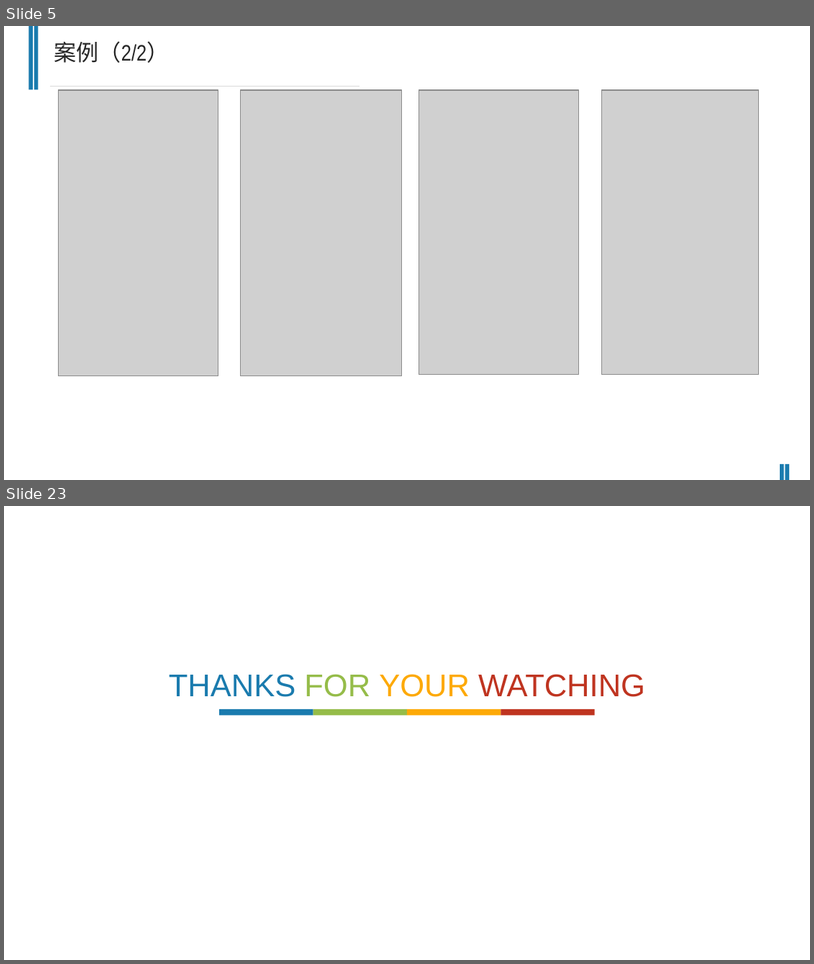
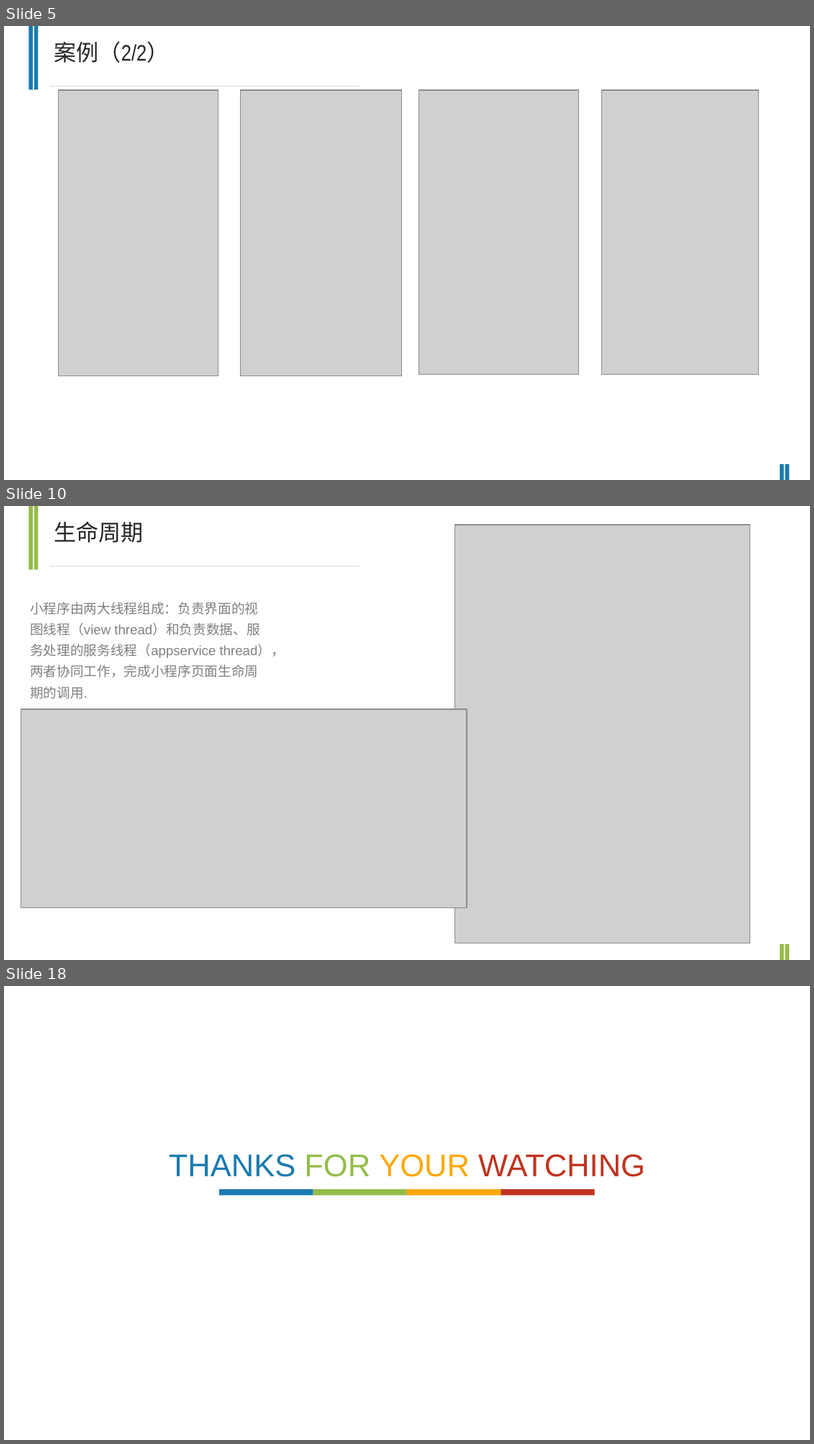
Before and after one commit to chanchunlei/weChat, a slide deck: ccl.pptx. Shown one above the other, each under a label of ours: slides 5 and 23 before the commit, slides 5, 10 and 18 after it; the slides between them are not shown. The pictures are 814x964 and 814x1444 pixels, drawn with LibreOffice and Linux fonts; fonts in the diff are those of the drawing; grey boxes stand for pictures. Boxes give left, top, right and bottom in pixels: in the first picture for what was removed or moved away, otherwise in the second. Text is boxed around its words. In the diff, an @@ line names an element or a change of style, - is before the commit and + after.

Commit message:
ppt完成

```diff
--- a/ccl.pptx
+++ b/ccl.pptx
@@ slide 10 added at bbox=[4, 506, 810, 960], background #FFFFFF; not listed: 1 template element that a slide beside it also shows @@
@@ rectangle added at bbox=[29, 506, 33, 569], fill #95BC49 @@
@@ rectangle added at bbox=[34, 506, 38, 569], fill #95BC49 @@
@@ text added at bbox=[54, 521, 144, 543], 20 pt, text #262626 @@
+生命周期
@@ picture added at bbox=[455, 525, 751, 943] @@
@@ text added at bbox=[30, 602, 285, 699], 12 pt, text #808080 @@
+小程序由两大线程组成：负责界面的视图线程（view thread）和负责数据、服务处理的服务线程（appservice thread），两者协同工作，完成小程序页面生命周期的调用.
@@ picture added at bbox=[21, 709, 467, 908] @@
@@ rectangle added at bbox=[781, 944, 784, 960], fill #95BC49 @@
@@ rectangle added at bbox=[785, 944, 790, 960], fill #95BC49 @@
@@ what was slide 23 is now slide 18 @@
```
Also in this commit, not shown: 3 slides changed, 9 other slides added, 16 slides removed.
